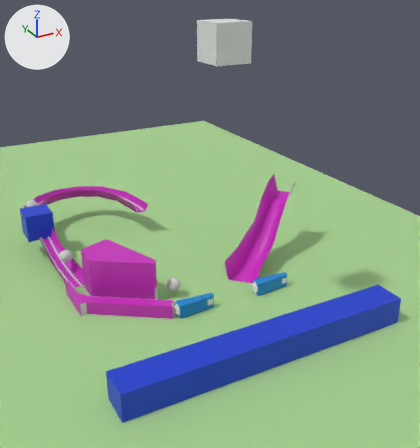
The COLLADA model wire_forms.dae as it was, and as the next commit left it.
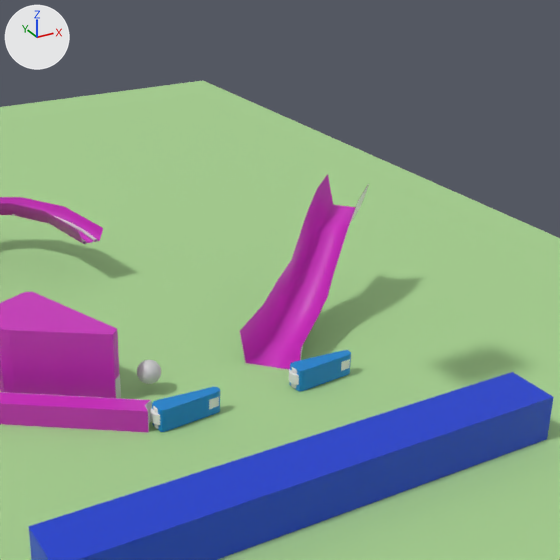
Each version is shown whole from a 50 mm camera at (0.79, -11.98, 5.92) aimed at (6.01, -2.48, 1.17), then close up on the part from 21% to 96% of the width and 17% to 87% of the height. The lights are fixed; the arrows at upper left show +X, +Y and +Z. Where no turn or scale is listed for an object, it has been applied to the vertices. Vertices at the same position are counted once.

In view in the first close-up: 'BALL_1', 'FLIPPER_000', 'FLIPPER_001', 'P__ramp_physics_alt_c__convert__decimate__apply', 'P_left_inlane', 'P_ramp2', 'Plane', 'SWITCH_001', 'flipper_visual_001', 'visual_ramp2'.
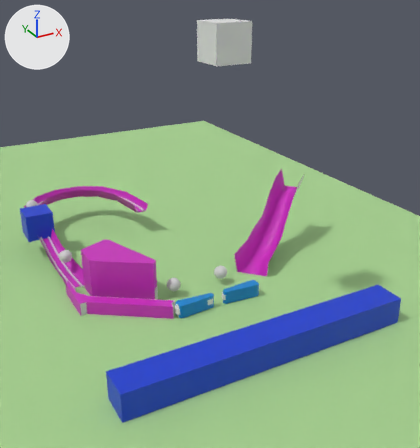
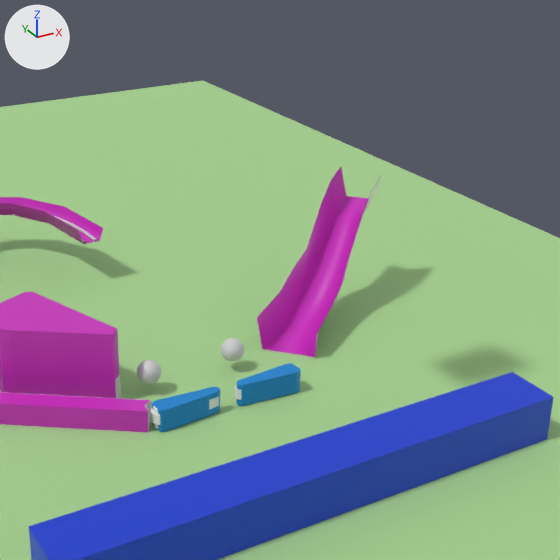
Commit message: Get two flippers working.

Location of each change, (x1, y1, x2, y2) in pixels of the close-ups (560 x 560 px):
```json
{"object": "P_ramp2", "change": "moved", "before": [240, 174, 367, 370], "after": [257, 167, 381, 357]}
{"object": "FLIPPER_001", "change": "mesh turned, moved", "before": [289, 350, 351, 391], "after": [236, 363, 301, 406]}
{"object": "BALL_1", "change": "moved", "before": [137, 360, 161, 384], "after": [221, 338, 244, 362]}
{"object": "visual_ramp2", "change": "moved", "before": [240, 184, 369, 360], "after": [258, 177, 381, 354]}
{"object": "flipper_visual_001", "change": "mesh turned, moved", "before": [289, 359, 350, 388], "after": [235, 385, 242, 399]}
```

The change, as JSON lines over the scene's bpy script:
```json
{"block": "me_collision_001", "where": "me_collision_001.from_pydata(...)  # 24 vertices, 44 faces; spans x -0.053..0.709, y -0.108..0.109, z -0.128..0.132"}
{"block": "me_collision_001", "where": "# used by ob_flipper_001; location = (6.46, -3.6, 0.14)"}
{"block": "me_collision_001", "change": "me_collision_001 part 1: the whole mesh is turned 180 degrees about the z axis through its middle, then moved by (-0.602, 0.0, 0.0)"}
{"block": "me_0__flipper_t1_limpio_m_001", "where": "me_0__flipper_t1_limpio_m_001.from_pydata(...)  # 154 vertices, 228 faces; spans x -0.092..0.708, y -0.103..0.112, z -0.13..0.124"}
{"block": "me_0__flipper_t1_limpio_m_001", "where": "# used by ob_flipper_visual_001; location = (6.46, -3.6, 0.14)"}
{"block": "me_0__flipper_t1_limpio_m_001", "change": "me_0__flipper_t1_limpio_m_001 part 2: the whole mesh is turned 180 degrees about the z axis through its middle, then moved by (-0.585, 0.0, 0.0)"}
{"op": "set", "path": "ob_flipper_001.location", "old": "(6.46, -3.6, 0.14)", "new": "(6.34, -3.6, 0.14)"}
{"op": "set", "path": "ob_flipper_visual_001.location", "old": "(6.46, -3.6, 0.14)", "new": "(6.34, -3.6, 0.14)"}
{"op": "set", "path": "ob_visual_ramp2.location", "old": "(8.39, -0.55, -0.01)", "new": "(8.73, -0.36, -0.01)"}
{"op": "set", "path": "ob_p_ramp2.location", "old": "(8.39, -0.55, 0.0)", "new": "(8.73, -0.36, 0.0)"}
{"op": "set", "path": "ob_ball_1.location", "old": "(4.98, -2.88, 0.25)", "new": "(6.03, -2.88, 0.25)"}
```
